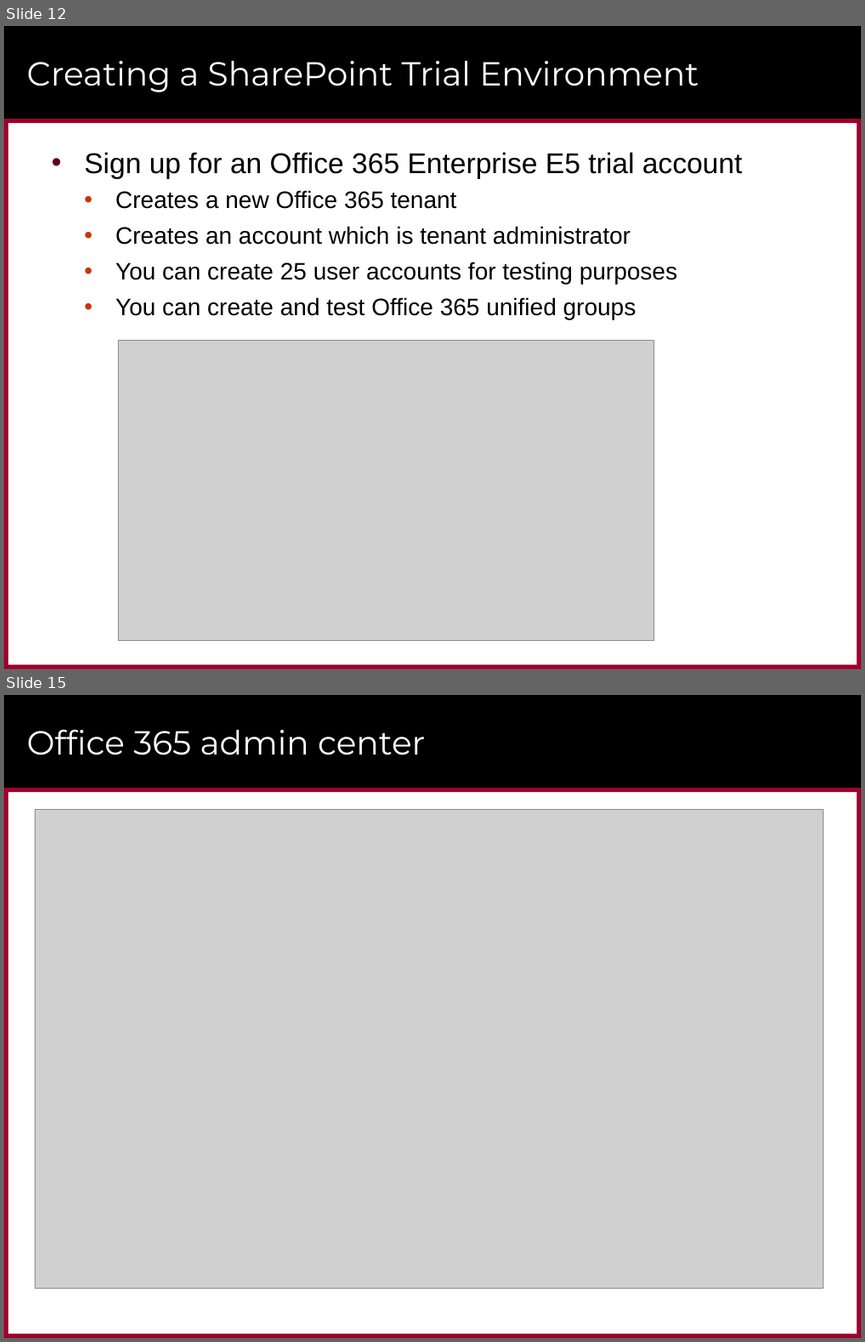
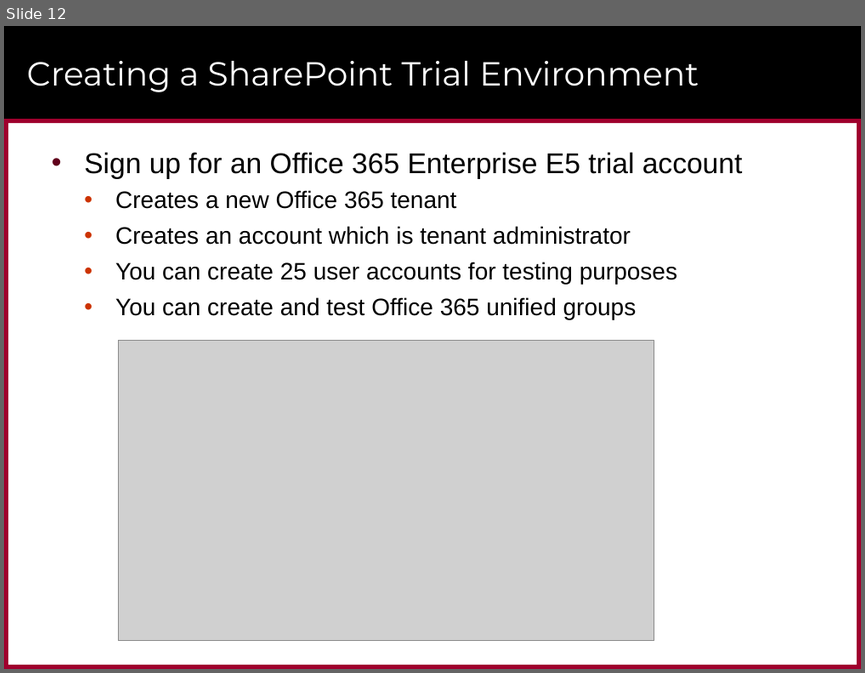
Before and after one commit to CriticalPathTraining/MSD365_Courseware, a slide deck: 01 GettingStarted.pptx. Shown one above the other, each under a label of ours: slides 12 and 15 before the commit, slide 12 after it; the slides between them are not shown. The pictures are 865x1342 and 865x673 pixels, drawn with LibreOffice and Linux fonts; fonts in the diff are those of the drawing; grey boxes stand for pictures; background and template pictures are left out. Boxes give left, top, right and bottom in pixels: in the first picture for what was removed or moved away, otherwise in the second. Text is boxed around its words. In the diff, an @@ line names an element or a change of style, - is before the commit and + after.

```diff
--- a/01 GettingStarted.pptx
+++ b/01 GettingStarted.pptx
@@ slide 15 removed at (x1=4, y1=695, x2=861, y2=1338), background #FFFFFF; not listed: 6 template elements that a slide beside it also shows @@
@@ title removed at (x1=27, y1=729, x2=425, y2=755) @@
-Office 365 admin center
@@ picture removed at (x1=35, y1=809, x2=823, y2=1287) @@
```
Also in this commit, not shown: 5 slides changed, 3 other files.
